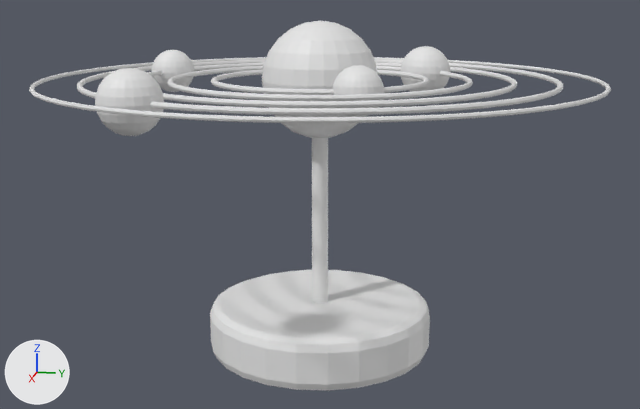
What one commit did to the glTF model public/3d/models/obj_movize_orrery.glb.
One viewpoint serves both versions: a 50 mm camera at (2.093, 1.879, 2.269) aimed at (1.203, 1.701, 2.047). The axes (+X, +Y, +Z) are drawn at lower left. The lights are the same throughout. The picture after the commit comes second. Where no turn or scale is listed for an object, it has been applied to the vertices.

Objects in the first picture: 'orbit_connect_portal', 'orbit_mobile_app', 'orbit_spare', 'orbit_web_app', 'orbit_website', 'orrery_base', 'orrery_rod', 'orrery_sun', 'planet_connect_portal', 'planet_mobile_app', 'planet_web_app', 'planet_website'.
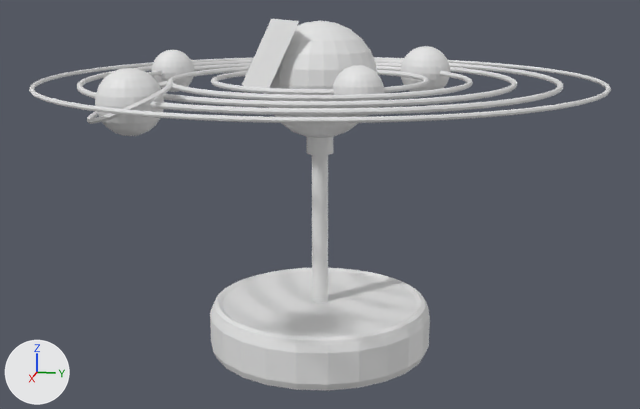
Where the newer file only moved an object's origin or applied its transform, the numbers keep the older frame.

Boxes [x1, y1, x2, y2] around the edits, measured in the pictures (640 x 409 px):
```json
{"object": "orrery_base_ring", "change": "added", "after": [213, 268, 427, 346]}
{"object": "orrery_sun_logo", "change": "added", "after": [242, 19, 299, 88]}
{"object": "planet_connect_portal_ring", "change": "added", "after": [87, 81, 173, 124]}
{"object": "orrery_collar", "change": "added", "after": [307, 137, 333, 155]}
```

The change, as JSON lines over the scene's bpy script:
```json
{"op": "add", "block": "me_torus_009", "code": ["me_torus_009 = bpy.data.meshes.new('Torus.009')", "me_torus_009.from_pydata(...)  # 192 vertices, 384 faces; spans x -0.0376..0.0376, y -0.0359..0.0359, z -0.0158..0.0158"]}
{"op": "add", "block": "me_orrery_sun_logo", "code": ["me_orrery_sun_logo = bpy.data.meshes.new('orrery_sun_logo')", "me_orrery_sun_logo.from_pydata([(-0.0207, -0.0351, -0.0332), (0.0399, 0.0078, -0.0332), (-0.0399, -0.0078, 0.0332), (0.0207, 0.0351, 0.0332)], [], [(0, 1, 3), (0, 3, 2)])"]}
{"op": "add", "block": "me_cylinder_103", "code": ["me_cylinder_103 = bpy.data.meshes.new('Cylinder.103')", "me_cylinder_103.from_pydata(...)  # a 24-sided cylinder along z spanning x -0.014..0.014, y -0.014..0.014, z -0.01..0.01"]}
{"op": "add", "block": "me_torus_008", "code": ["me_torus_008 = bpy.data.meshes.new('Torus.008')", "me_torus_008.from_pydata(...)  # a torus around z (ring radius 0.109, tube radius 0.006) spanning x -0.115..0.115, y -0.115..0.115, z -0.006..0.006"]}
{"op": "add", "block": "ob_planet_connect_portal_ring", "code": ["ob_planet_connect_portal_ring = bpy.data.objects.new('planet_connect_portal_ring', me_torus_009)", "ob_planet_connect_portal_ring.location = (1.4058, 1.5812, 2.1766)"]}
{"op": "add", "block": "ob_orrery_sun_logo", "code": ["ob_orrery_sun_logo = bpy.data.objects.new('orrery_sun_logo', me_orrery_sun_logo)", "ob_orrery_sun_logo.location = (1.2317, 1.6552, 2.2042)"]}
{"op": "add", "block": "ob_orrery_collar", "code": ["ob_orrery_collar = bpy.data.objects.new('orrery_collar', me_cylinder_103)", "ob_orrery_collar.location = (1.2, 1.7, 2.1112)"]}
{"op": "add", "block": "ob_orrery_base_ring", "code": ["ob_orrery_base_ring = bpy.data.objects.new('orrery_base_ring', me_torus_008)", "ob_orrery_base_ring.location = (1.2, 1.7, 1.935)"]}
```
